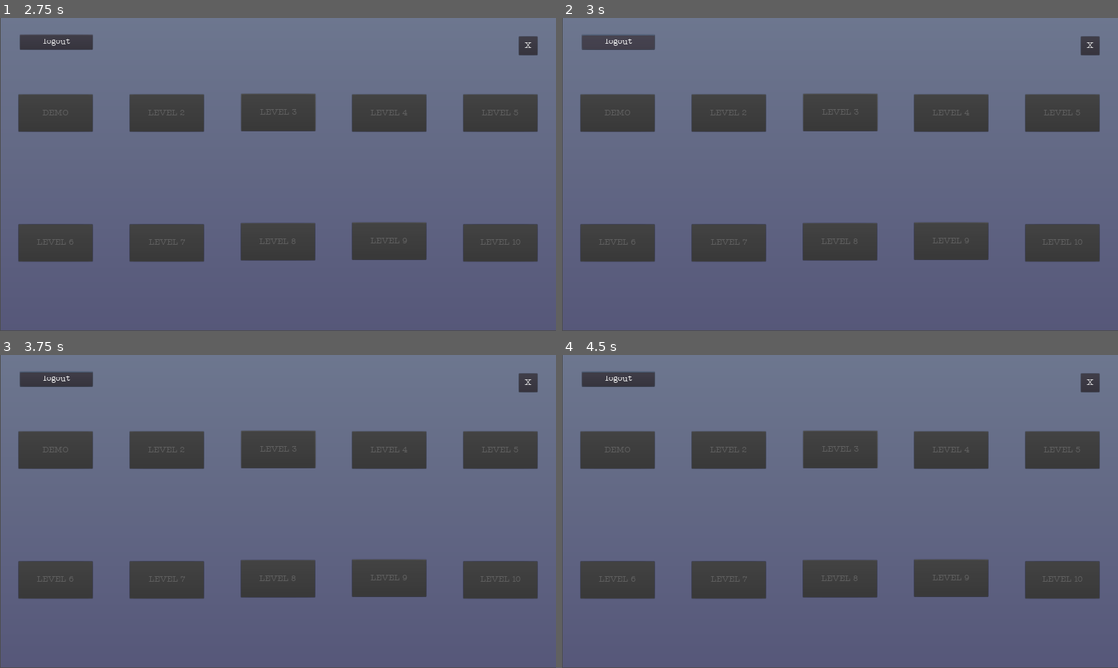
Above: before the commit, frames 1-4 (two rows, left to right).
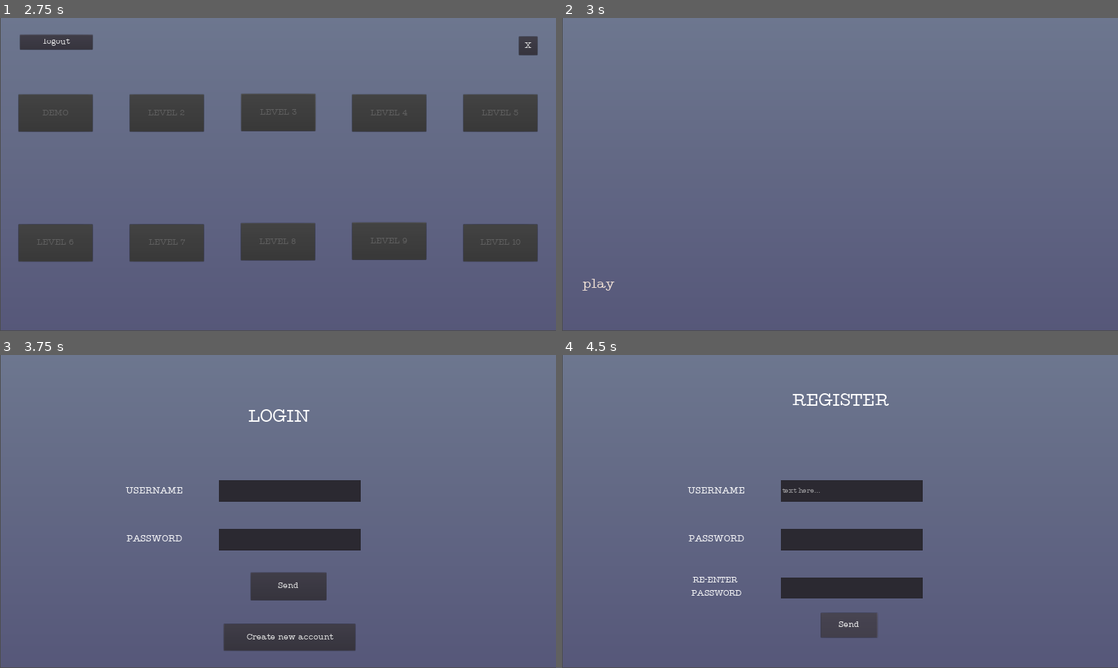
Above: after the commit, the same moments.

Repository: se-rai-na/HPCN-Game
Game: Godot game, scene res://scenes/Main.tscn
Two runs of this game, one before a commit and one after it. Both use one fixed random seed, a clock stepped at 60 frames per second and the inputs below.
Inputs (mouse positions are in pixels of both pictures, inside the frame that each line leads up to):
- Up to frame 1 (2.75 s): click "play" at 0.5 s; click (289, 152) at 1.27 s; type "Alex" at 1.35 s; click (289, 202) at 1.5 s; type "12" at 1.58 s; click "Send" at 2 s
- Up to frame 2 (3 s): click "logout" at 2.75 s
- Up to frame 3 (3.75 s): click (38, 621) at 3.5 s, where only the run after the commit has a clickable "play"
- Up to frame 4 (4.5 s): click (851, 636) at 4.25 s, where only the run after the commit has a clickable "Create new account"

Frame 1 is identical in both runs. In frame 2, 17% of the frame differs, in the area x 3-97%, y 5-88%; in frame 3, 22%, in the area x 3-97%, y 5-95%; in frame 4, 22%.
Error before the commit: Invalid get index '1' (on base: 'Nil'). (res://scenes/LevelManager.gd:96)
Error after the commit: Invalid get index '1' (on base: 'Nil'). (res://scenes/LevelManager.gd:102)

Commit message:
Fixed Bug in Register/Login
Switching between the two now works. Added a global signal in order to do so.

Diff:
--- /dev/null
+++ b/Network/game_data/user_data/khloe.json
@@ -0,0 +1 @@
+{"1":{"time":0,"score":0}}
--- /dev/null
+++ b/Network/game_data/user_data/lil.json
@@ -0,0 +1 @@
+{"1":{"time":0,"score":0},"2":{"time":9,"score":40},"3":{"time":0,"score":0},"4":{"time":0,"score":0},"5":{"time":0,"score":0},"6":{"time":0,"score":0},"7":{"time":0,"score":0},"8":{"time":0,"score":0},"9":{"time":0,"score":0},"10":{"time":0,"score":0}}
--- a/Network/game_data/user_data/slash2000.json
+++ /dev/null
@@ -1,42 +0,0 @@
-{
-  "1": {
-    "time": 30,
-    "score": 25
-  },
-  "2": {
-    "time": 3,
-    "score": 25
-  },
-  "3": {
-    "time": 2,
-    "score": 2
-  },
-  "4": {
-    "time": 40,
-    "score": 35
-  },
-  "5": {
-    "time": 12,
-    "score": 20
-  },
-  "6": {
-    "time": 60,
-    "score": 5
-  },
-  "7": {
-    "time": 38,
-    "score": 34
-  },
-  "8": {
-    "time": 79,
-    "score": 34
-  },
-  "9": {
-    "time": 68,
-    "score": 45
-  },
-  "10": {
-    "time": 23,
-    "score": 90
-  }
-}
--- a/Network/game_data/user_database.json
+++ b/Network/game_data/user_database.json
@@ -1,5 +1 @@
-{
-  "aniares": "lets123",
-  "nina2001": "try987",
-  "slash2000": "sign123"
-}
+{"nina2001":"try987","lily":"123","lala":"123","khloe":"987","lil":"123"}
--- a/Network/scenes/LevelManager.gd
+++ b/Network/scenes/LevelManager.gd
@@ -61,8 +61,7 @@
 	for i in range(1, max_level+1):
 		scoreDisplay.append(get_node("UserScore"+(str(i))))
 		highScore.append(get_node("highScore"+(str(i))))
-	#checks if one was found
-	#if hud != null:
+	#Connects to the HUD script in order to get the score values using a glibal signal
 	SignalBus.connect("level_finished", self, "_on_player_value_added", [], CONNECT_ONESHOT)
 
 	hide_buttons()
@@ -92,8 +91,6 @@
 	#deserialize json file with user data into a dictionary
 	#within a dictionary
 	get_user_data()
-	print("Got user data")
-	print(str(level_data["1"]["time"]))
 	#check levels if the value for time is 0
 	#level has not been completed
 	var node_path
@@ -129,12 +126,12 @@
 	print(level_data) # Print the contents of level_data
 
 #adds level data of newly played levels to the level_data array
-func _on_player_value_added(score, timer, level):
+func _on_player_value_added(score, timer, _level):
 	print("PLAYER VALUE ADDED")
 	print(level_data)
-	print("score" + str(score) + "time" + str(timer) + "level" + str(level))
-	level_data[str(level)]["time"] = timer
-	level_data[str(level)]["score"] = score
+	print("score" + str(score) + "time" + str(timer) + "level" + str(_level))
+	level_data[str(_level)]["time"] = timer
+	level_data[str(_level)]["score"] = score
 	print(level_data)
 	save_dictionary_to_json()
 
@@ -202,8 +199,8 @@
 	get_tree().call_group("checks", "hide")
 
 #called by _comp(var level) function in Main node
-func set_flag(level):
-	match level:
+func set_flag(_level):
+	match _level:
 		1:
 			flags[0] = true
 		2:
@@ -282,3 +279,6 @@
 	level_data = null
 	file_path = null
 	scoreDisplay = null
+	hide_buttons()
+	hide_checks()
+	emit_signal("back_pressed")
--- a/Network/scenes/Login.gd
+++ b/Network/scenes/Login.gd
@@ -11,6 +11,9 @@
 signal register
 
 
+func _ready():
+	SignalBus.connect("log_in", self, "_on_button_pressed")
+	print("READY FUNCTION")
 
 func check_login():
 	print("check_login called")
@@ -24,7 +27,6 @@
 
 	# Parse the JSON file into a dictionary
 	var credentials = JSON.parse(contents).result
-	print(credentials["aniares"])
 	var _input
 
 	# Check if the current input matches any valid username/password pairs
--- a/Network/scenes/Register.gd
+++ b/Network/scenes/Register.gd
@@ -7,6 +7,7 @@
 var usernameInput
 var passwordInput
 var pwdInput
+var contents
 
 signal log_in
 
@@ -28,7 +29,7 @@
 	if file.open("res://game_data/user_database.json", File.READ) != OK:
 		print("Failed to open file")
 		return
-	var contents = file.get_as_text()
+	contents = file.get_as_text()
 	file.close()
 
 	# Parse the JSON file into a dictionary
@@ -36,6 +37,7 @@
 	if credentials.has(usernameInput):
 		$message.text = "Username is taken."
 		clearUserInput()
+	return
 #gets the user input when the user clicks send
 func _on_Button_pressed():
 	print("BUTTON PRESSED")
@@ -44,21 +46,30 @@
 	pwdInput = $passwordAgainInput.get_text()
 	#check password
 	check_password()
+	print("Username/password checked")
 	#if both username and password are valid creates a new file for the suer data
 	newUserFile()
+	print("new File generated")
 	#add user with username and password to the user database file
 	addUserDatabase()
+	print("added to user base")
 	#when everything is done, user is asked to log into account
-	emit_signal("log_in")
+	SignalBus._load_log_in()
+	hide()
 
 #Creates a new JSON file for the user to save users fame data
 func newUserFile():
 	#creates a new file path with the username as the file name
 	var file_path = "res://game_data/user_data/" + usernameInput + ".json"
+	var json_data = {}
+	for i in range(1, 11):
+		json_data[str(i)] = {"time": 0, "score": 0}
+	var json_text = JSON.print(json_data)
 	#creating a new file object
 	var file = File.new()
 	# Open the file in write mode
 	file.open(file_path, File.WRITE)
+	file.store_string(json_text)
 	# Close the file
 	file.close()
 
@@ -68,25 +79,39 @@
 	var file_path = "res://game_data/user_database.json"
 	#create a new file object
 	var file = File.new()
-	#open the file in write mode
-	file.open(file_path, File.write)
-	#create a dictionary with the user info
-	var user_info = {
-		"username": usernameInput,
-		"password": passwordInput
-	}
-	#convert it to a JSON string
-	var json_string = JSON.print(user_info)
-	#append user_info to the file
-	file.append_string(json_string)
-	#close the file
-	file.close()
-
+	var userData
+	#open the file in read mode to extract
+	if file.open(file_path, File.READ) == OK:
+		#extract contents as a dictionary
+		var jsonContent = file.get_as_text()
+		file.close()
+		#using JSON data to generate a dictionary
+		userData = JSON.parse(jsonContent).result
+		print(userData)
+		#adding the new username and its password
+		userData[str(usernameInput)] = str(passwordInput)
+	if file.open(file_path, File.WRITE) == OK:
+		#serializign json string
+		var json_string = JSON.print(userData)
+		#storing new data
+		file.store_string(json_string)
+		file.close()
 
 func clearUserInput():
 	$userNameInput.clear()
 	$passwordInput.clear()
 	$passwordAgainInput.clear()
+
+func hide():
+	$message.hide()
+	$register.hide()
+	$userNameInput.hide()
+	$userName.hide()
+	$passwordInput.hide()
+	$password.hide()
+	$passwordAgain.hide()
+	$passwordAgainInput.hide()
+	$send.hide()
 
 #show all the nodes when
 func _on_Login_register():
--- a/Network/scenes/SignalBus.gd
+++ b/Network/scenes/SignalBus.gd
@@ -1,8 +1,13 @@
 extends Node
 signal level_finished(score, timeResult, level)
+signal log_in()
 var functionCalCount = 0
-
+#used to connect HUD with LevelManager whenever a level is completed
+#in order to transfer scores
 func _load_new_level_data(score, timeResult, level):
 	functionCalCount = functionCalCount + 1
-	print(str(functionCalCount))
 	emit_signal("level_finished", score, timeResult, level)
+#used in order to connect Register and Login nodes,
+#so user logs in after registering anew account
+func _load_log_in():
+	emit_signal("log_in")
Empty file added: Network/game_data/user_data/lala.json
Empty file removed: Network/game_data/user_data/lila199.json
Empty file added: Network/game_data/user_data/lily.json
Empty file removed: Network/game_data/user_data/nina1999.json
Empty file removed: Network/game_data/user_data/sina.json
Not shown: 1 places in Network/scenes/StartScreen.tscn that only renumber resources
Not shown, changed: Network/.DS_Store
Not shown, changed: Network/game_data/.DS_Store
Not shown, changed: Network/game_data/user_data/.DS_Store
